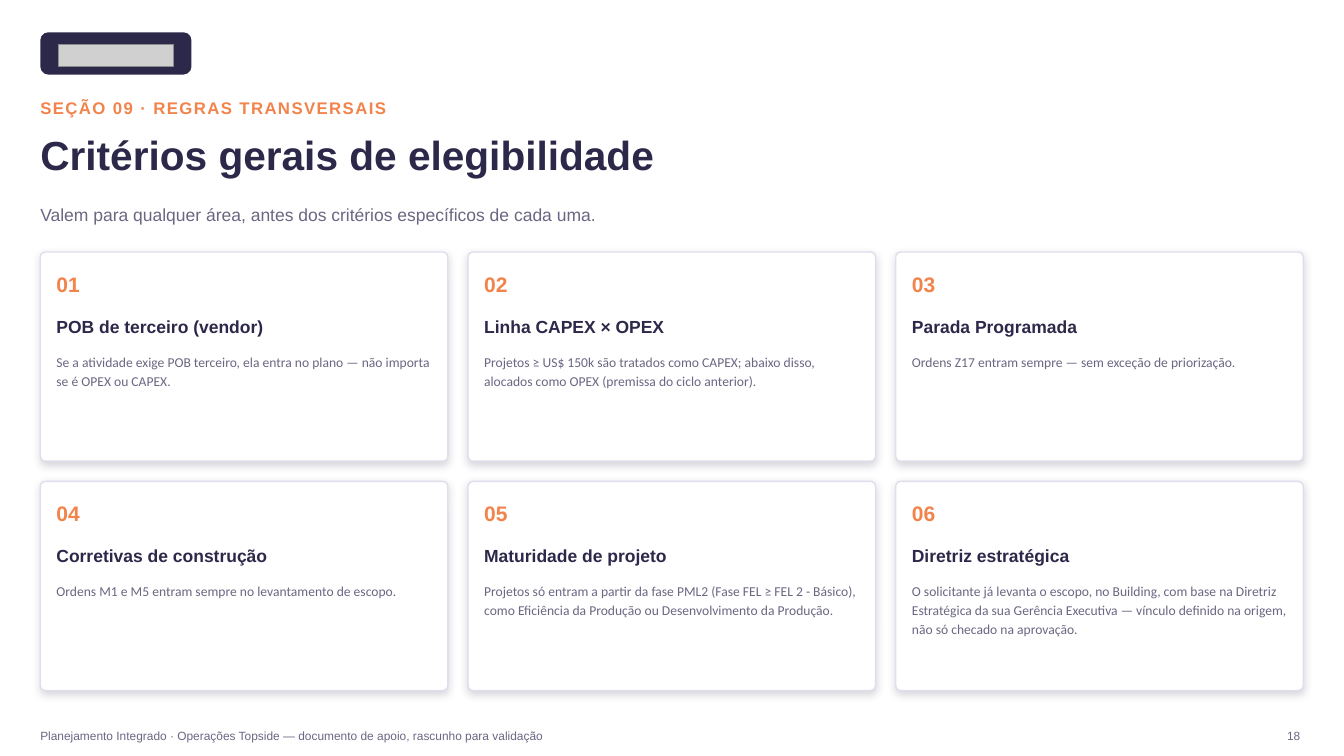
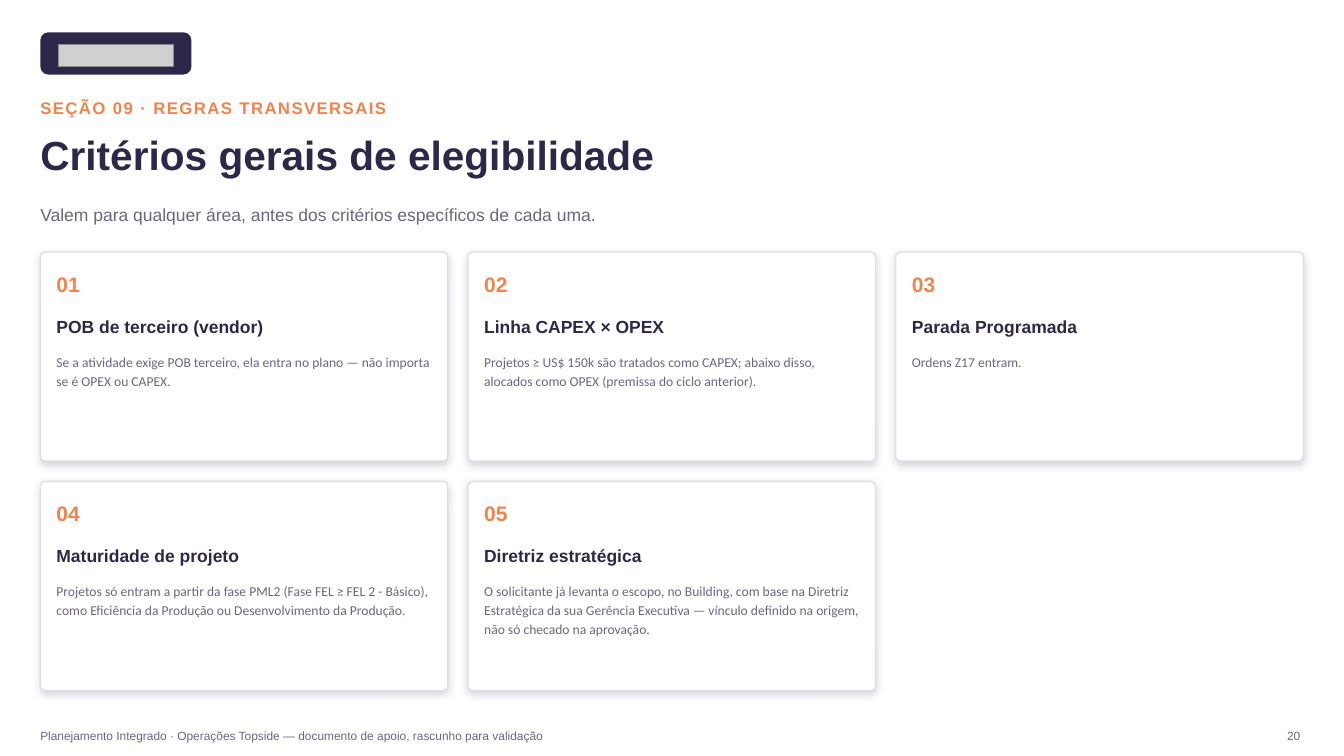
Before and after one commit to LucasRibaas/Planejamento, a slide deck: slide 21 of Planejamento_Integrado_Operacoes_Topside.pptx (slide 19 before the commit). Drawn at 1344x756 pixels with LibreOffice and Linux fonts; fonts in the diff are those of the drawing; grey boxes stand for pictures. Boxes give left, top, right and bottom in pixels: in the first picture for what was removed or moved away, otherwise in the second. Text is boxed around its words. In the diff, an @@ line names an element or a change of style, - is before the commit and + after.

```diff
--- a/Planejamento_Integrado_Operacoes_Topside.pptx
+++ b/Planejamento_Integrado_Operacoes_Topside.pptx
@@ text at box(912, 357, 1022, 367): text changed @@
-Ordens Z17 entram sempre — sem exceção de priorização.
+Ordens Z17 entram.
@@ rounded rectangle removed at box(896, 482, 1304, 692) @@
@@ text removed at box(912, 506, 935, 521) @@
-06
@@ text at box(56, 549, 239, 566): text changed @@
-Corretivas de construção
+Maturidade de projeto
@@ text at box(484, 549, 641, 566): text changed @@
-Maturidade de projeto
+Diretriz estratégica
@@ text removed at box(912, 549, 1069, 566) @@
-Diretriz estratégica
@@ text at box(56, 586, 429, 617): text changed @@
-Ordens M1 e M5 entram sempre no levantamento de escopo.
+Projetos só entram a partir da fase PML2 (Fase FEL ≥ FEL 2 - Básico), como Eficiência da Produção ou Desenvolvimento da Produção.
@@ text at box(484, 586, 858, 636): text changed @@
-Projetos só entram a partir da fase PML2 (Fase FEL ≥ FEL 2 - Básico), como Eficiência da Produção ou Desenvolvimento da Produção.
+O solicitante já levanta o escopo, no Building, com base na Diretriz Estratégica da sua Gerência Executiva — vínculo definido na origem, não só checado na aprovação.
@@ text removed at box(912, 586, 1286, 636) @@
-O solicitante já levanta o escopo, no Building, com base na Diretriz Estratégica da sua Gerência Executiva — vínculo definido na origem, não só checado na aprovação.
@@ text at box(1287, 731, 1300, 740): text changed @@
-18
+20
```
Also in this commit, not shown: 22 other slides changed, 2 slides added, 1 other file.
